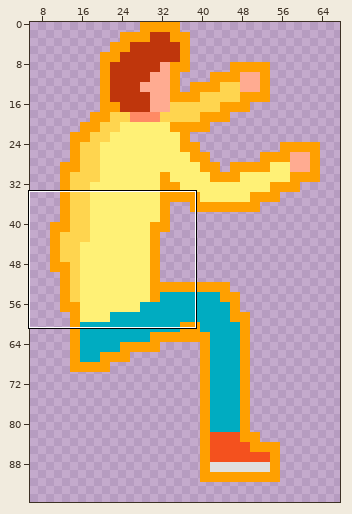
Two versions of one sprite sheet, behind-the-hydras-eyes/Visual Assets/New Assets/Office Scene Assets/Character/Alex Selected.png. The picture above shows the old version from afar; the outline marks the close-up.
Close-up. Before the commit:
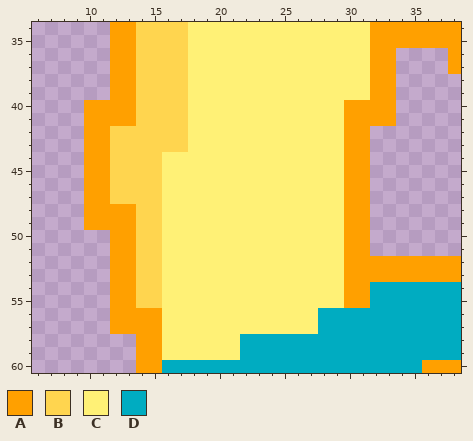
The file is 75x100 pixels. Shown: x 6..38, y 34..60. The wide view leaves out empty margins.
Palette (. is transparent): A #ffa000  B #ffd54f  C #fff176  D #00acc1
Pixels before, first column x 10:
34 ..AABBBBCCCCCCCCCCCCCCAAAAAAA
35 ..AABBBBCCCCCCCCCCCCCCAAAAAAA
36 ..AABBBBCCCCCCCCCCCCCCAA....A
37 ..AABBBBCCCCCCCCCCCCCCAA....A
38 ..AABBBBCCCCCCCCCCCCCCAA.....
39 ..AABBBBCCCCCCCCCCCCCCAA.....
40 AAAABBBBCCCCCCCCCCCCAAAA.....
41 AAAABBBBCCCCCCCCCCCCAAAA.....
42 AABBBBBBCCCCCCCCCCCCAA.......
43 AABBBBBBCCCCCCCCCCCCAA.......
44 AABBBBCCCCCCCCCCCCCCAA.......
45 AABBBBCCCCCCCCCCCCCCAA.......
46 AABBBBCCCCCCCCCCCCCCAA.......
47 AABBBBCCCCCCCCCCCCCCAA.......
48 AAAABBCCCCCCCCCCCCCCAA.......
49 AAAABBCCCCCCCCCCCCCCAA.......
50 ..AABBCCCCCCCCCCCCCCAA.......
51 ..AABBCCCCCCCCCCCCCCAA.......
52 ..AABBCCCCCCCCCCCCCCAAAAAAAAA
53 ..AABBCCCCCCCCCCCCCCAAAAAAAAA
54 ..AABBCCCCCCCCCCCCCCAADDDDDDD
55 ..AABBCCCCCCCCCCCCCCAADDDDDDD
56 ..AAAACCCCCCCCCCCCDDDDDDDDDDD
57 ..AAAACCCCCCCCCCCCDDDDDDDDDDD
58 ....AACCCCCCDDDDDDDDDDDDDDDDD
59 ....AACCCCCCDDDDDDDDDDDDDDDDD
60 ....AADDDDDDDDDDDDDDDDDDDDAAA
After:
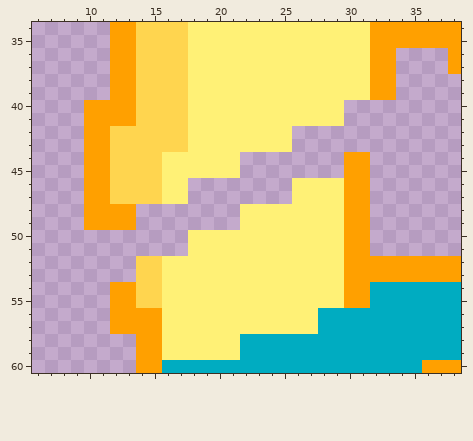
Edits made:
Changed rows in their new state; - is an unchanged pixel.
first column x 12:
40 ------------------....
41 ------------------....
42 --------------......--
43 --------------......--
44 ----------........----
45 ----------........----
46 ------........--------
47 ------........--------
48 --........------------
49 --........------------
50 ......----------------
51 ......----------------
52 ..--------------------
53 ..--------------------
